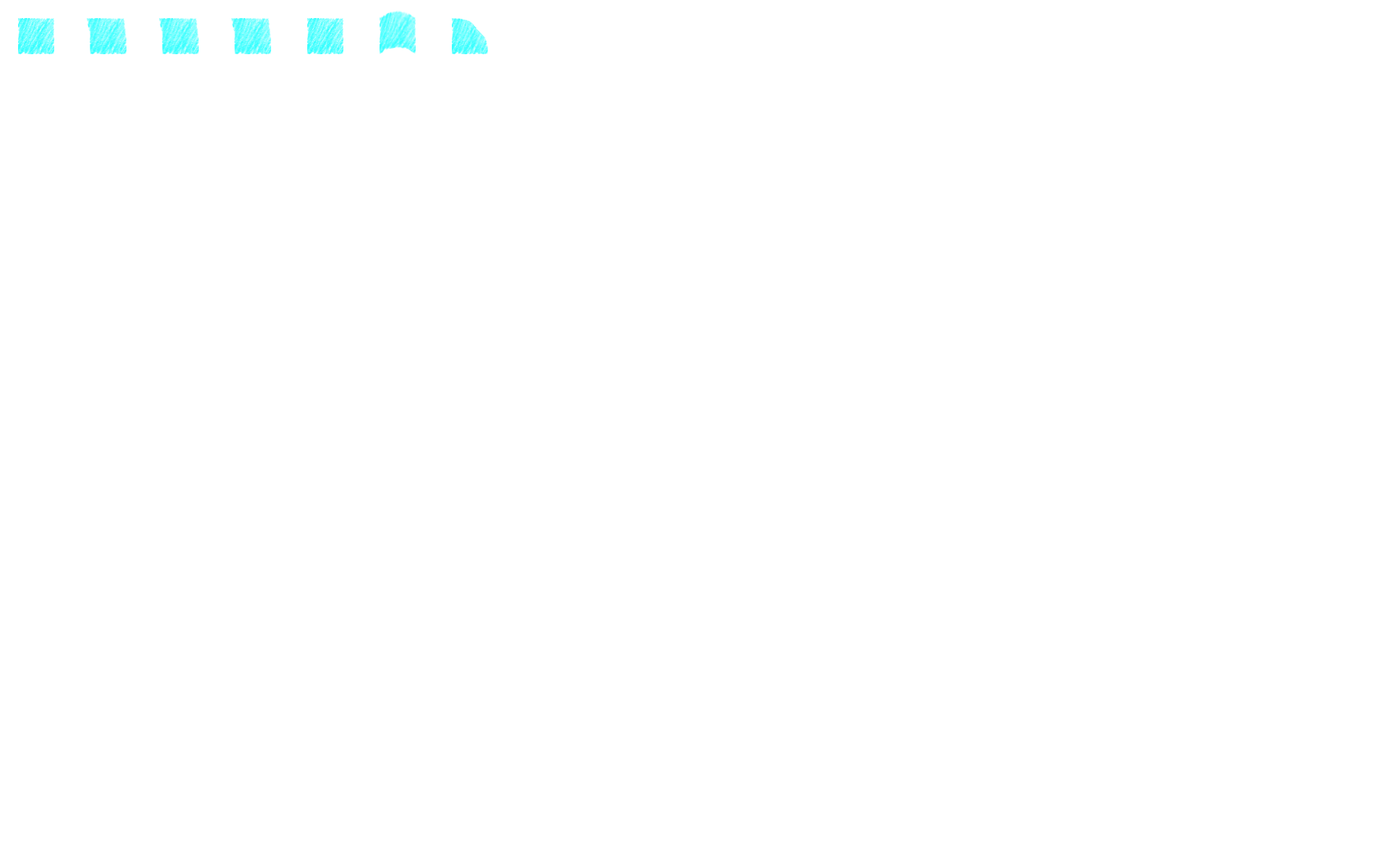
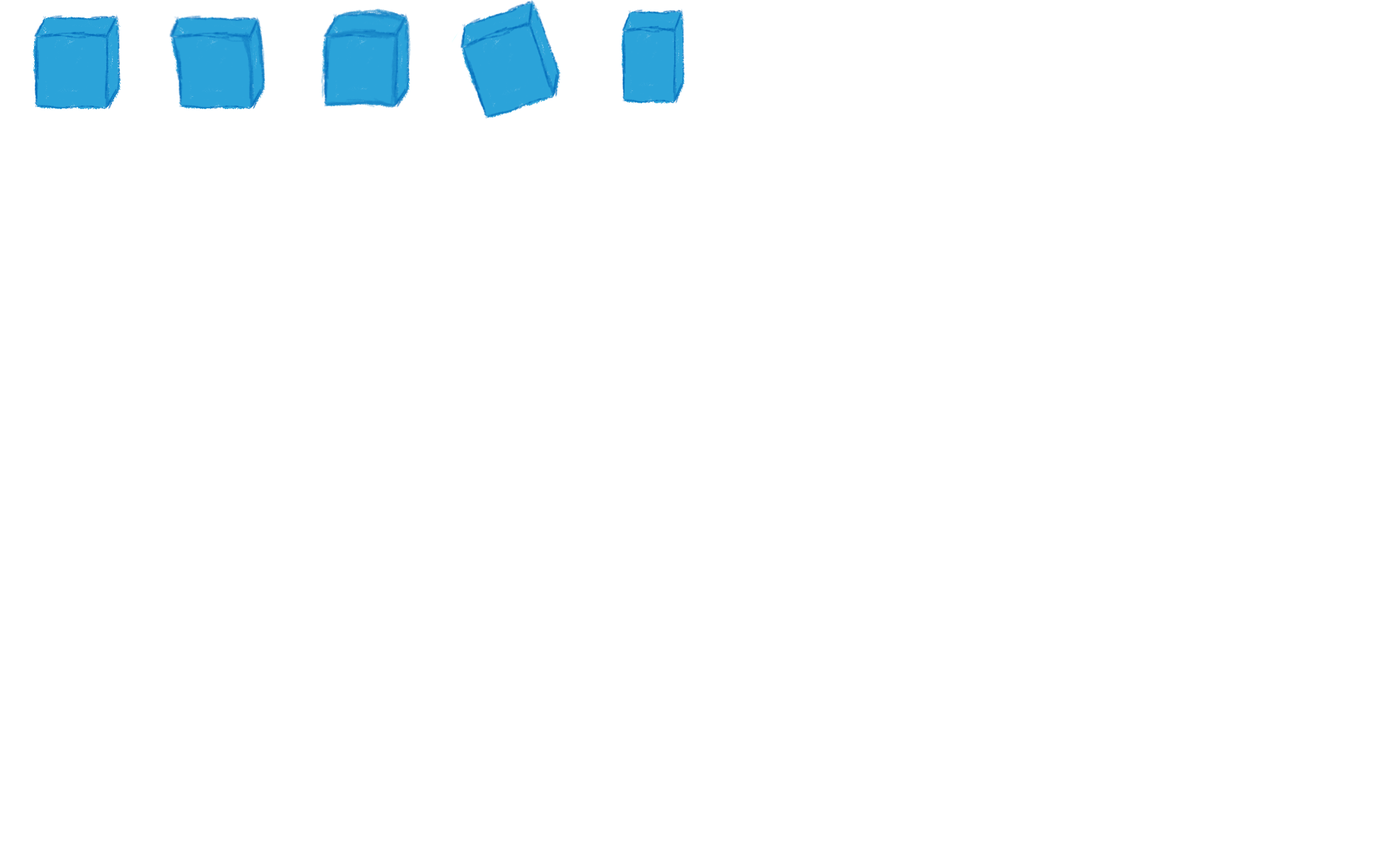
Before/after of a 1388 × 867 layered artwork. What changed in the layer stack:
painted on "图层 1" over 18, 0, 685, 120
